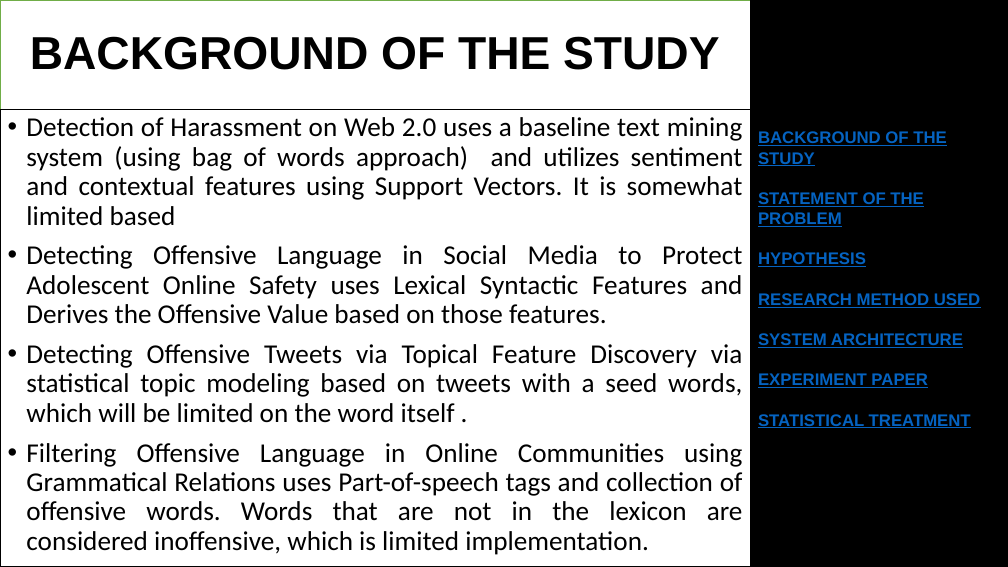
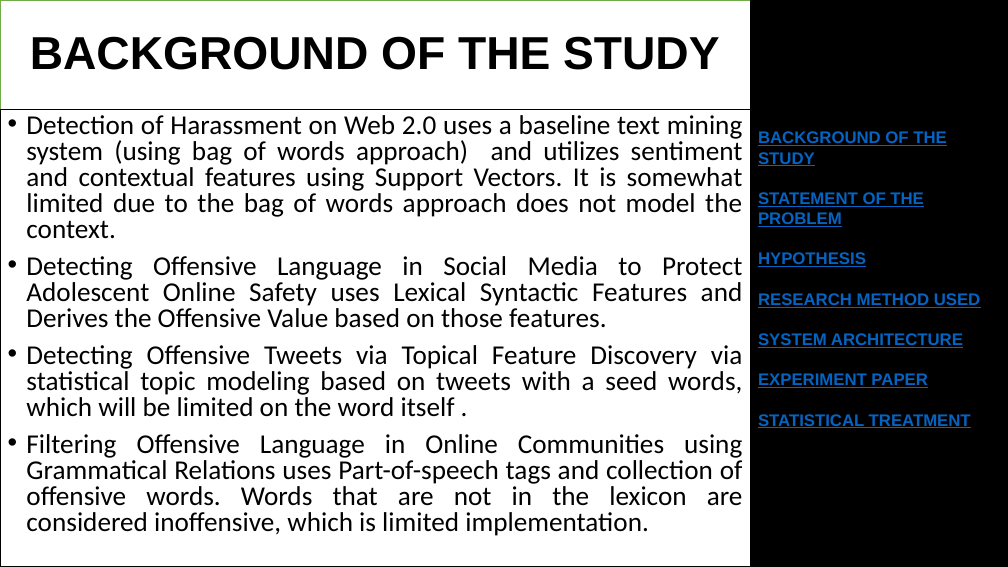
Before and after one commit to DimensionalRobos/InappExp, a slide deck: slide 10 of pptx/ThesisProposal.pptx. Drawn at 1008x567 pixels with LibreOffice and Linux fonts; fonts in the diff are those of the drawing. Boxes give left, top, right and bottom in pixels: in the first picture for what was removed or moved away, otherwise in the second. Text is boxed around its words. In the diff, an @@ line names an element or a change of style, - is before the commit and + after.

Commit message:
Added Description on BG of Study
completed the idea on Detection of Harrassment on Web 2.0

```diff
--- a/pptx/ThesisProposal.pptx
+++ b/pptx/ThesisProposal.pptx
@@ text at (x1=26, y1=115, x2=743, y2=239): text changed @@
-• Detection of Harassment on Web 2.0 uses a baseline text mining system (using bag of words approach) and utilizes sentiment and contextual features using Support Vectors. It is somewhat limited based
+• Detection of Harassment on Web 2.0 uses a baseline text mining system (using bag of words approach) and utilizes sentiment and contextual features using Support Vectors. It is somewhat limited due to the bag of words approach does not model the context.
@@ text at (x1=26, y1=256, x2=743, y2=536): line spacing 0.9 to 0.8 @@
```
